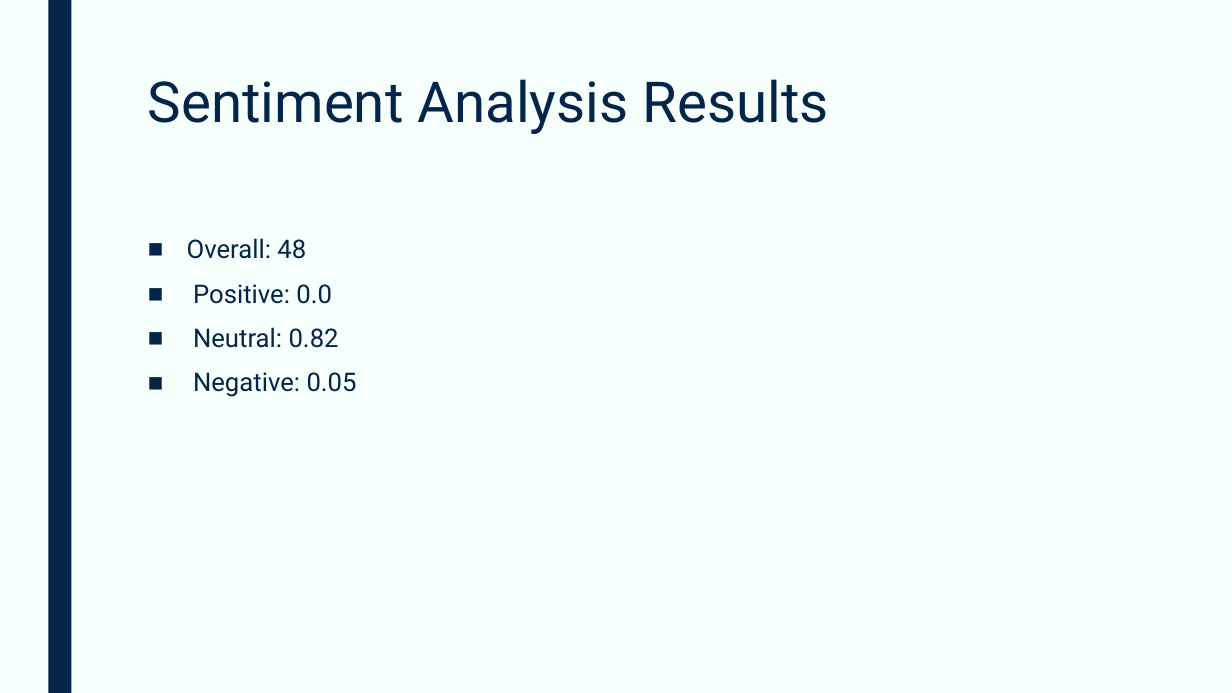
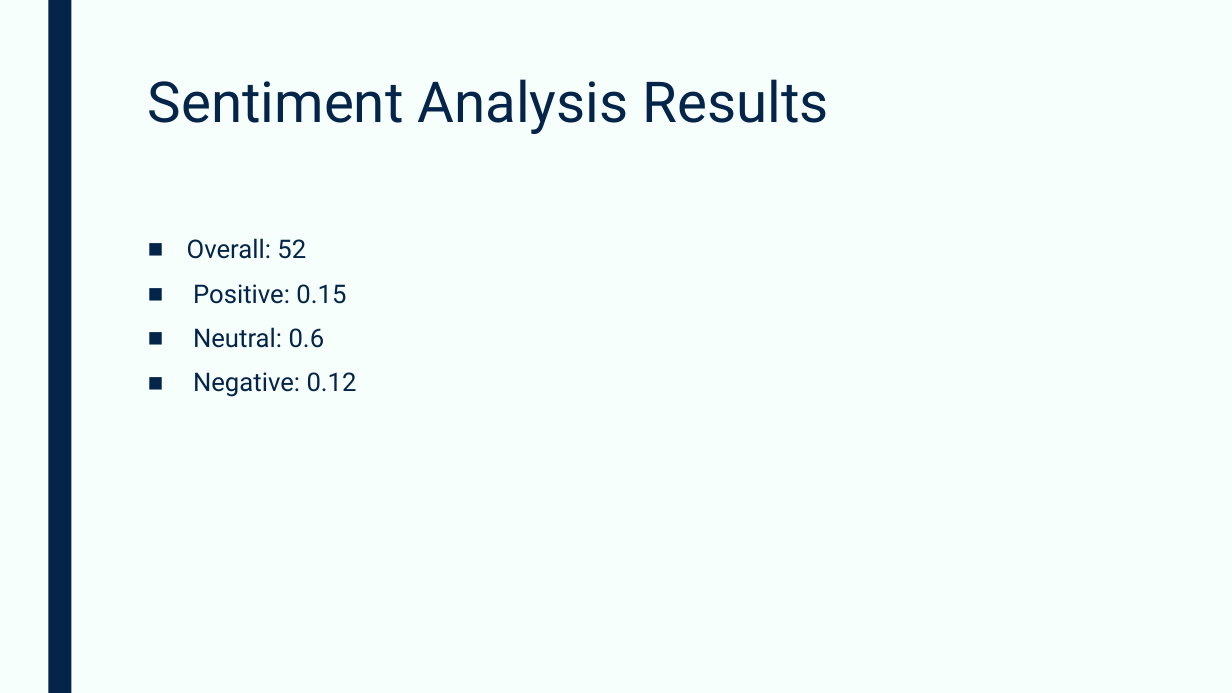
Before and after one commit to devangovind/AMUCLDISS, a slide deck: slide 9 of fastapi-backend/app/pres/output.pptx. Drawn at 1232x693 pixels with LibreOffice and Linux fonts; fonts in the diff are those of the drawing. Boxes give left, top, right and bottom in pixels: in the first picture for what was removed or moved away, otherwise in the second. Text is boxed around its words. In the diff, an @@ line names an element or a change of style, - is before the commit and + after.

```diff
--- a/fastapi-backend/app/pres/output.pptx
+++ b/fastapi-backend/app/pres/output.pptx
@@ text at [187, 238, 357, 397]: text changed @@
-■ Overall: 48
-■ Positive: 0.0
-■ Neutral: 0.82
-■ Negative: 0.05
+■ Overall: 52
+■ Positive: 0.15
+■ Neutral: 0.6
+■ Negative: 0.12
```
Also in this commit, not shown: 7 other slides changed, 4 other files.
